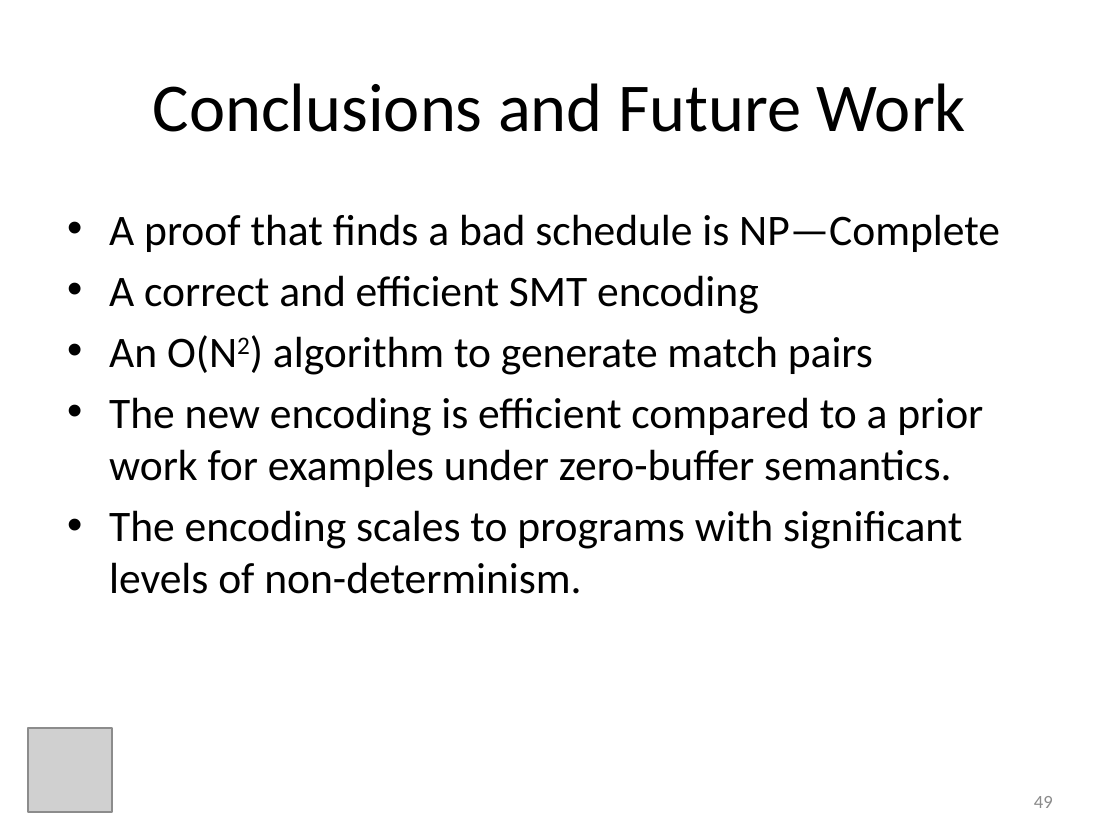
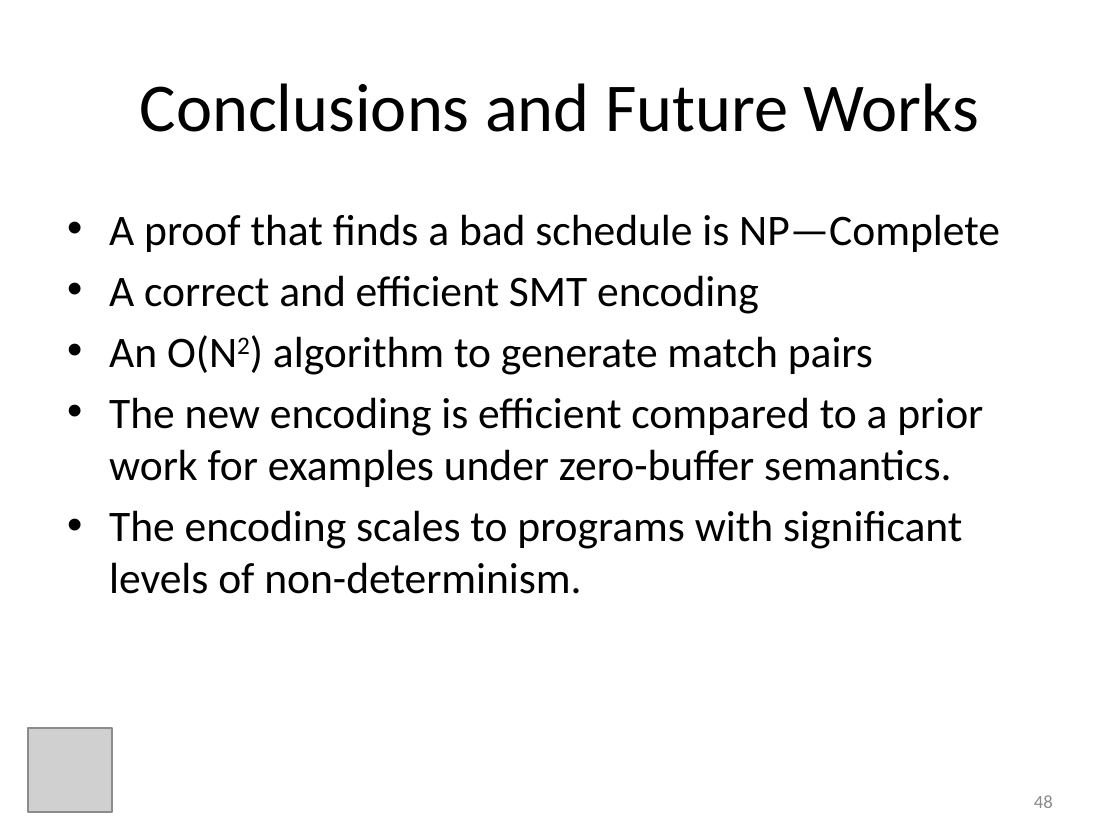
Before and after one commit to ericmercer/MP-trace-language, a slide deck: slide 48 of presentations/ASE2013.pptx (slide 49 before the commit). Drawn at 1120x840 pixels with LibreOffice and Linux fonts; fonts in the diff are those of the drawing; grey boxes stand for pictures. Boxes give left, top, right and bottom in pixels: in the first picture for what was removed or moved away, otherwise in the second. Text is boxed around its words. In the diff, an @@ line names an element or a change of style, - is before the commit and + after.

```diff
--- a/presentations/ASE2013.pptx
+++ b/presentations/ASE2013.pptx
@@ title at (140,83,979,132): text changed @@
-Conclusions and Future Work
+Conclusions and Future Works
@@ page number at (1034,795,1053,808): text changed @@
-49
+48
```
Also in this commit, not shown: 12 other slides changed, 1 slide removed, 2 other files.
